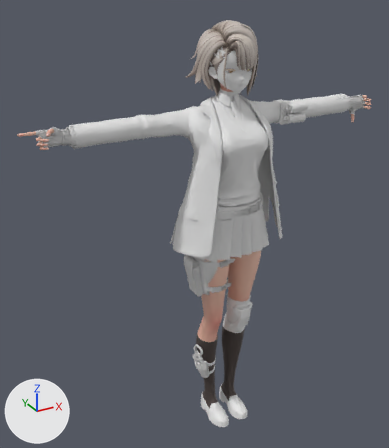
The glTF model unity/Assets/Authored/vector/vivi/model.gltf: old version first, new version second.
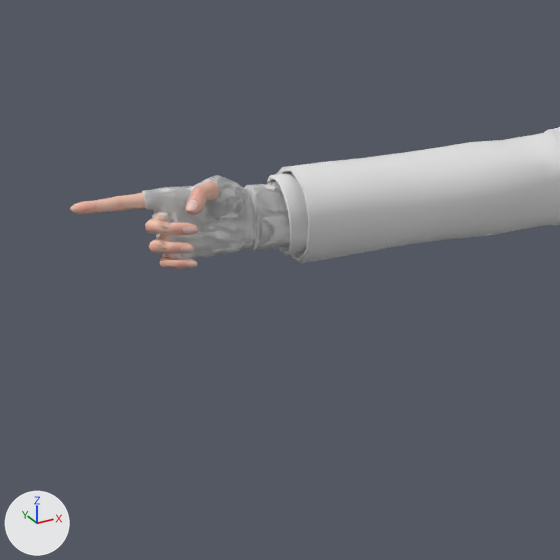
The first picture shows the older version from a 50 mm camera at (-1.173, -1.831, 2.025) aimed at (-0.103, 0.114, 1.052). The close-ups show the older and then the newer version on the part from 0% to 36% of the width and 19% to 50% of the height of that picture. Only the edits that show in the close-ups are written down. Lighting does not change. The marker at lower left points along +X, +Y and +Z. Objects named as collision shapes, trigger or cutter boxes, shadow casters or lower levels of detail are left out. Vertices at exactly the same position are counted once.

Names of what the first close-up shows: 'vector_vivi_LOD0'.
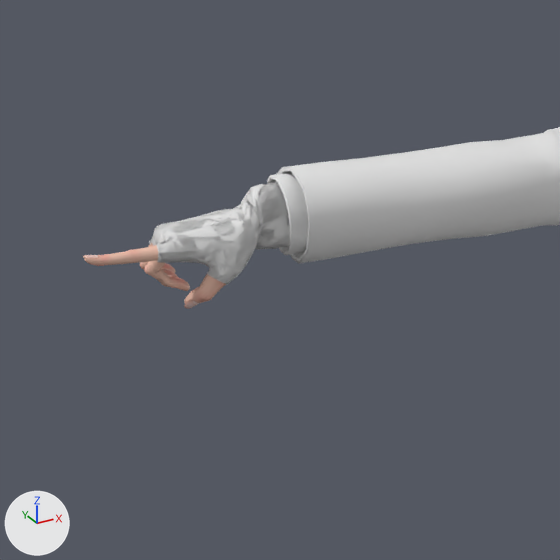
The newer file is also rescaled (x0.955) as a whole; pictures and numbers use the older file's frame.

Pixel boxes (x1, y1, x2, y2) of what changed, in the close-ups (560 x 560 px; the box of a moved part takes in the faces that stretch with it):
'vector_vivi_LOD0', reshaped: before (70, 127, 560, 269); after (83, 127, 560, 309)
part 1 of me_vector_vivi_lod0, moved or reshaped: before (70, 171, 291, 269); after (83, 171, 291, 309)
part 2 of me_vector_vivi_lod0, surface changed: before (154, 220, 237, 253); after (160, 220, 240, 263)

Edits to the bpy script that builds the scene:
```text
Add mat_unused_hide:
    mat_unused_hide = principled_material('Unused(hide)')
    mat_unused_hide.base_color = (1.0, 1.0, 1.0)  # white #ffffff
Add mat_set1_socks_noshoes_hide:
    mat_set1_socks_noshoes_hide = principled_material('Set1-Socks-NoShoes(Hide)')
    mat_set1_socks_noshoes_hide.texture = img_c_vectorssr0102_slg_p1_cloth2_d
Add mat_set1_bodyskin2_hide:
    mat_set1_bodyskin2_hide = principled_material('Set1-BodySkin2(Hide)')
    mat_set1_bodyskin2_hide.texture = img_body_d
Change me_vector_vivi_lod0:
    used by ob_vector_vivi_lod0; location = (0.0, 0.0, 0.0)
    remove me_vector_vivi_lod0.from_pydata(...)  # 41840 vertices, 81651 faces; spans x -0.83..0.79, y -0.15..0.2, z 0.04..1.91
    add me_vector_vivi_lod0.from_pydata(...)  # 44642 vertices, 87334 faces; spans x -0.83..0.79, y -0.15..0.2, z 0.01..1.91
    me_vector_vivi_lod0 part 1: 158 vertices moved within x -0.78..-0.64, y 0.01..0.06, z 1.51..1.57; 1505 vertices removed from x -0.83..-0.47, y -0.02..0.06, z 1.51..1.58; 1531 vertices added at x -0.83..-0.46, y 0.0..0.08, z 1.47..1.56
    me_vector_vivi_lod0 part 2: 22 kept faces spanning x -0.77..0.77, y -0.13..0.06, z 1.17..1.58 get new texture (UV) coordinates
    other edits to the shape of me_vector_vivi_lod0 do not show in these pictures
    add me_vector_vivi_lod0.materials.append(mat_set1_bodyskin2_hide)  # picture img_body_d
    add me_vector_vivi_lod0.materials.append(mat_set1_socks_noshoes_hide)  # picture img_c_vectorssr0102_slg_p1_cloth2_d
    add me_vector_vivi_lod0.materials.append(mat_unused_hide)  # white #ffffff
```
